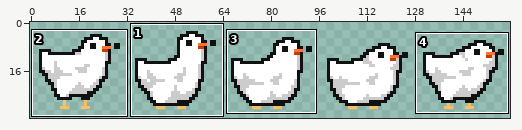
Two states of a sprite sheet, assets/chicken/stand_body.png. The first picture is a wide view before the edit; the outline marks the close-up.
Close-up. As it was:
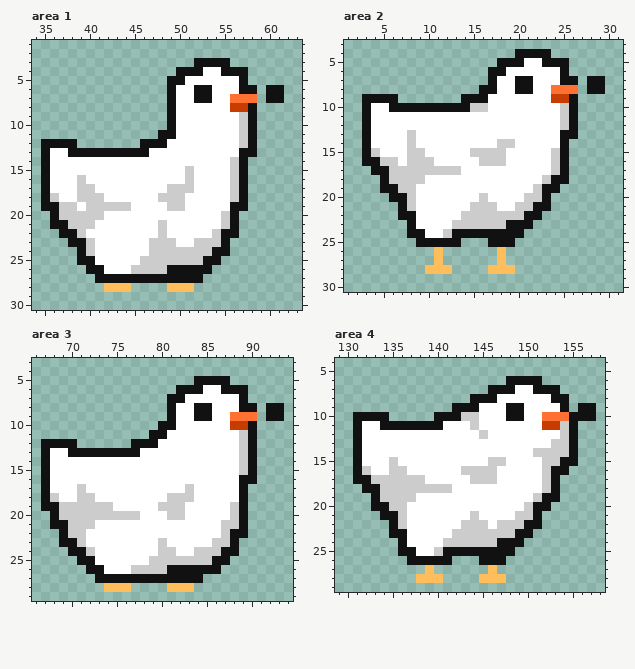
The file is 160x32 pixels. Shown: area 1: x 34..63, y 1..30; area 2: x 1..31, y 3..30; area 3: x 66..94, y 3..29; area 4: x 129..158, y 4..29. The commit also changed other parts of the picture, which this record leaves out.
After:
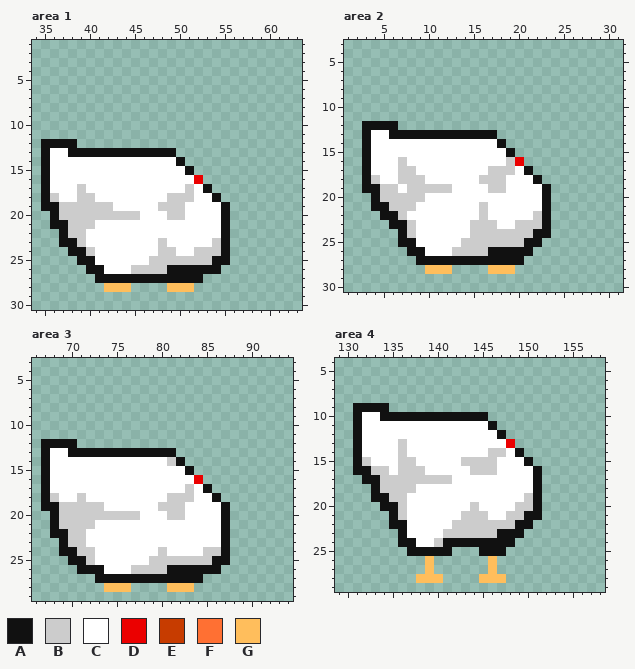
Palette (. is transparent): A #111111  B #cccccc  C #ffffff  D #eb0000  E #c73c00  F #ff7033  G #ffbe5c
The edit:
--- area 1
@@ x 34..63 @@
  2 ..............................
- 3 ..................AAAA........
- 4 ................AAACCAAA......
- 5 ...............AACCCCCCA......
- 6 ...............ACCAACCCAA.AA..
- 7 ...............ACCAACCFFF.AA..
- 8 ...............ACCCCCCEEA.....
- 9 ...............ACCCCCCCBA.....
-10 ...............ACCCCCCCBA.....
-11 ..............AACCCCCCCBA.....
-12 .AAAA.......AAACCCCCCCCBA.....
-13 .ACCAAAAAAAAACCCCCCCCCCAA.....
-14 .ACCCCCCCCCCCCCCCCCCCCBA......
-15 .ACCCCCCCCCCCCCCCBCCCCBA......
-16 .ACCCBCCCCCCCCCCCBCCCCBA......
-17 .ACCCBBCCCCCCCCBBBCCCCBA......
-18 .ABCCBBBCCCCCCBBBCCCCCBA......
-19 .AABBCBBBBBCCCCBBCCCCCAA......
-20 ..ABBBBBCCCCCCCCCCCCCBA.......
-21 ..AABBBCCCCCCCBCCCCCCBA.......
-22 ...AABCCCCCCCCBCCCCCBAA.......
-23 ....AABCCCCCCBBBCCBBBA........
-24 .....ABCCCCCCBBBBBBBAA........
-25 .....AACCCCCBBBBBBBAA.........
-26 ......AACCCBBBBAAAAA..........
+ 3 ..............................
+ 4 ..............................
+ 5 ..............................
+ 6 ..............................
+ 7 ..............................
+ 8 ..............................
+ 9 ..............................
+10 ..............................
+11 ..............................
+12 .AAAA.........................
+13 .ACCAAAAAAAAAAAA..............
+14 .ACCCCCCCCCCCCCCA.............
+15 .ACCCCCCCCCCCCCCCA............
+16 .ACCCCCCCCCCCCCCCCD...........
+17 .ACCCBCCCCCCCCCCCBCA..........
+18 .ABCCBBCCCCCCCCBBBCCA.........
+19 .AABBBBBBCCCCCBBBCCCCA........
+20 ..ABBBBBBBBBCCCBBCCCCA........
+21 ..AABBBCCCCCCCCCCCCCCA........
+22 ...ABBCCCCCCCCCCCCCCCA........
+23 ...AABCCCCCCCCBCCCCCBA........
+24 ....AABCCCCCCCBBCCBBBA........
+25 .....AACCCCCCBBBBBBBAA........
+26 ......AACCCBBBBAAAAAA.........
 27 .......AAAAAAAAAAAA...........
--- area 2
@@ x 1..31 @@
  3 ...............................
- 4 ...................AAAA........
- 5 .................AAACCAAA......
- 6 ................AACCCCCCA......
- 7 ................ACCAACCCAA.AA..
- 8 ...............AACCAACCFFF.AA..
- 9 ..AAAA.......AAACCCCCCCEEA.....
-10 ..ACCAAAAAAAAABBCCCCCCCCBA.....
-11 ..ACCCCCCCCCCCCCCCCCCCCCBA.....
-12 ..ACCCCCCCCCCCCCCCCCCCCCBA.....
-13 ..ACCCCBCCCCCCCCCCCCCCCCAA.....
-14 ..ACCCCBCCCCCCCCCBBCCCCCA......
-15 ..ABCCCBBCCCCCBBBBCCCCCBA......
-16 ..AABBCBBBCCCCCBBBCCCCCBA......
-17 ...AABBBBBBBBCCCCCCCCCCBA......
-18 ....ABBBBCCCCCCCCCCCCCBAA......
-19 ....AABBCCCCCCCCCCCCCBAA.......
-20 .....AABCCCCCCCBCCCCBBA........
-21 ......ABCCCCCCBBBCCBBAA........
-22 ......AACCCCCBBBBBBBAA.........
-23 .......ACCCCBBBBBBAAA..........
-24 .......AACCBAAAAAAAA...........
-25 ........AAAAA...AAA............
-26 ..........G......G.............
-27 ..........G......G.............
+ 4 ...............................
+ 5 ...............................
+ 6 ...............................
+ 7 ...............................
+ 8 ...............................
+ 9 ...............................
+10 ...............................
+11 ...............................
+12 ..AAAA.........................
+13 ..ACCAAAAAAAAAAAA..............
+14 ..ACCCCCCCCCCCCCCA.............
+15 ..ACCCCCCCCCCCCCCCA............
+16 ..ACCCBCCCCCCCCCCCBD...........
+17 ..ACCCBBCCCCCCCCBBBCA..........
+18 ..ABCCBBBCCCCCCBBBCCCA.........
+19 ..AABBCBBBBBCCCCBBCCCCA........
+20 ...ABBBBBCCCCCCCCCCCCCA........
+21 ...AABBBCCCCCCCBCCCCCCA........
+22 ....AABCCCCCCCCBCCCCCBA........
+23 .....AABCCCCCCBBBCCBBBA........
+24 ......ABCCCCCCBBBBBBBAA........
+25 ......AACCCCCBBBBBBBAA.........
+26 .......AACCCBBBBAAAAA..........
+27 ........AAAAAAAAAAAA...........
 28 .........GGG....GGG............
--- area 3
@@ x 66..94 @@
  4 .............................
- 5 ..................AAAA.......
- 6 ................AAACCAAA.....
- 7 ...............AACCCCCCA.....
- 8 ...............ACCAACCCAA.AA.
- 9 ...............ACCAACCFFF.AA.
-10 ..............AACCCCCCEEA....
-11 .............AACCCCCCCCBA....
-12 .AAAA......AAACCCCCCCCCBA....
-13 .ACCAAAAAAAACCCCCCCCCCCBA....
-14 .ACCCCCCCCCCCCCCCCCCCCCBA....
-15 .ACCCCCCCCCCCCCCCCCCCCCBA....
-16 .ACCCCCCCCCCCCCCCCCCCCCAA....
-17 .ACCCBCCCCCCCCCCCBCCCCCA.....
-18 .ABCCBBCCCCCCCCBBBCCCCCA.....
-19 .AABBBBBBCCCCCBBBCCCCCBA.....
-20 ..ABBBBBBBBBCCCBBCCCCCBA.....
-21 ..AABBBCCCCCCCCCCCCCCBBA.....
-22 ...ABBCCCCCCCCCCCCCCCBAA.....
-23 ...AABCCCCCCCCBCCCCCBBA......
-24 ....AABCCCCCCCBBCCBBBAA......
-25 .....AACCCCCCBBBBBBBAA.......
-26 ......AACCCBBBBAAAAAA........
+ 5 .............................
+ 6 .............................
+ 7 .............................
+ 8 .............................
+ 9 .............................
+10 .............................
+11 .............................
+12 .AAAA........................
+13 .ACCAAAAAAAAAAAA.............
+14 .ACCCCCCCCCCCCCBA............
+15 .ACCCCCCCCCCCCCCCA...........
+16 .ACCCCCCCCCCCCCCCCD..........
+17 .ACCCCCCCCCCCCCCCBCA.........
+18 .ABCCBCCCCCCCCCBBBCCA........
+19 .AABBBBBCCCCCCBBBCCCCA.......
+20 ..ABBBBBBBBBCCCBBCCCCA.......
+21 ..ABBBBCCCCCCCCCCCCCCA.......
+22 ..AABBCCCCCCCCCCCCCCCA.......
+23 ...ABBCCCCCCCCCCCCCCCA.......
+24 ...AABBCCCCCCCBCCCCBBA.......
+25 ....AABCCCCCCBBBBBBBAA.......
+26 .....AAACCCBBBBAAAAAA........
 27 .......AAAAAAAAAAAA..........
--- area 4
@@ x 129..158 @@
  5 ..............................
- 6 ...................AAAA.......
- 7 .................AAACCAAA.....
- 8 ...............AAACCCCCCAA....
- 9 .............AAACCCAACCCCA.AA.
-10 ..AAAA.....AAABBCCCAACCFFFAAA.
-11 ..ACCAAAAAAACCCBCCCCCCCEEBA...
-12 ..ACCCCCCCCCCCCCBCCCCCCCCBA...
-13 ..ACCCCCCCCCCCCCCCCCCCCCBBA...
-14 ..ACCCCCCCCCCCCCCCCCCCBBBBA...
-15 ..ACCCBCCCCCCCCCCBBCCCCBBAA...
-16 ..ABCCBBCCCCCCBBBBCCCCCBAA....
-17 ..AABBBBBBCCCCCBBBCCCCCBA.....
-18 ...AABBBBBBBBCCCCCCCCCCBA.....
-19 ....ABBBBCCCCCCCCCCCCCBAA.....
-20 ....AABBCCCCCCCCCCCCCBAA......
-21 .....AABCCCCCCCBCCCCBBA.......
-22 ......ABCCCCCCBBBCBBBAA.......
-23 ......AACCCCCBBBBBBBAA........
-24 .......ACCCCBBBBBBAAA.........
-25 .......AACCBAAAAAAAA..........
-26 ........AAAAA...AAA...........
+ 6 ..............................
+ 7 ..............................
+ 8 ..............................
+ 9 ..AAAA........................
+10 ..ACCAAAAAAAAAAAA.............
+11 ..ACCCCCCCCCCCCCCA............
+12 ..ACCCCCCCCCCCCCCCA...........
+13 ..ACCCCBCCCCCCCCCCCD..........
+14 ..ACCCCBCCCCCCCCCBBCA.........
+15 ..ABCCCBBCCCCCBBBBCCCA........
+16 ..AABBCBBBCCCCCBBBCCCCA.......
+17 ...AABBBBBBBBCCCCCCCCCA.......
+18 ....ABBBBCCCCCCCCCCCCCA.......
+19 ....AABBCCCCCCCCCCCCCBA.......
+20 .....AABCCCCCCCBCCCCBBA.......
+21 ......ABCCCCCCBBBCCBBAA.......
+22 ......AACCCCCBBBBBBBAA........
+23 .......ACCCCBBBBBBAAA.........
+24 .......AACCBAAAAAAAA..........
+25 ........AAAAA...AAA...........
+26 ..........G......G............
 27 ..........G......G............
Pixel boxes of the changes (left, top, right, bottom) in both close-ups:
changed: (59, 58, 284, 274)
changed: (362, 49, 605, 265)
changed: (131, 376, 284, 556)
changed: (50, 484, 113, 574)
changed: (353, 376, 596, 565)
